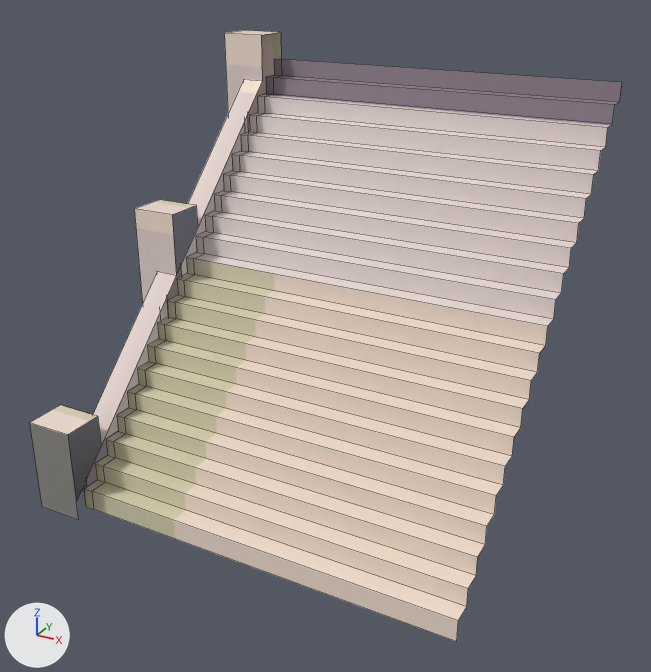
The FBX model Assets/Models/TileSets/Tileset 3/leftStair.fbx, before and after one commit.
The view is the same before and after, from a 50 mm lens placed at (1.92, -3.8, 1.64), pointed at (-0.05, -0.2, -0.16). Lighting does not change. The marker at lower left points along +X, +Y and +Z. Mesh edges are drawn as thin lines. Vertices at the same position are counted once.
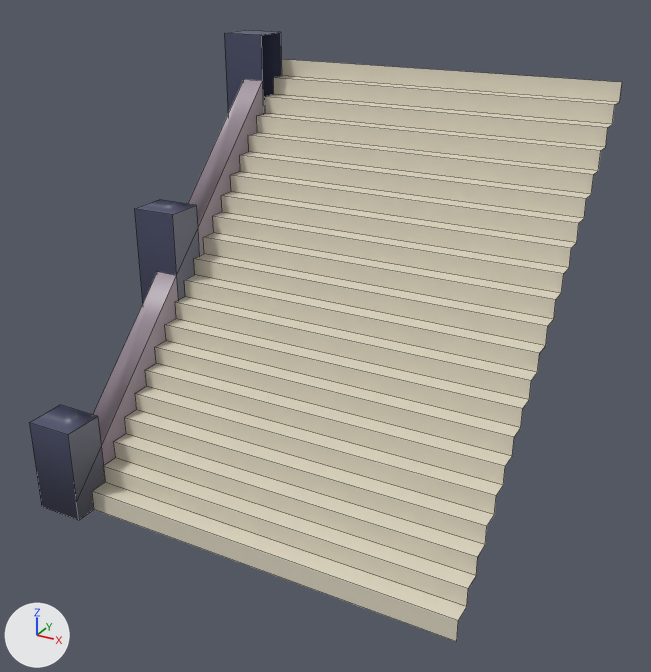
Location of each change, (x1, y1, x2, y2) in pixels of the pictures (651 x 672 px):
'Cube.041', reshaped, turned, rescaled
    both: (29, 30, 622, 642)
part 1 of me_cube_103, cut back
    both: (29, 30, 622, 642)
part 2 of me_cube_103, surface changed (white to grey)
    both: (103, 76, 618, 607)

The change, as a list of edits to the scene's bpy script:
```text
Change me_cube_103:
    used by ob_cube_041; location = (0.0, 0.0, 0.0); rotation_euler = (0.0, -3.142, 0.0000867), in degrees (0, -180, 0); scale = (-0.01, -0.01, -0.01)
    remove me_cube_103.from_pydata(...)  # 166 vertices, 99 faces; spans x -120.0..100.0, y -89.0..111.0, z -100.0..115.0
    add me_cube_103.from_pydata(...)  # 128 vertices, 63 faces; spans x -120.0..100.0, y -100.0..115.0, z -89.0..111.0
    me_cube_103 part 1
    80 vertices are removed from x -120.0..100.0, y -89.0..111.0, z -100.0..115.0
    61 faces are deleted
    31 vertices are added at x -120.0..100.0, y -100.0..115.0, z -89.0..111.0
    11 new vertices lie (0.0, 0.0, 21.0) away from vertices in x -120.0..-95.0, y -100.0..115.0, z -89.0..90.0
    25 new faces join them
    me_cube_103 part 2: 38 kept faces spanning x -95.0..100.0, y -89.0..91.0, z -89.0..91.0 get new texture (UV) coordinates
Change ob_cube_041:
    ob_cube_041.rotation_euler: (0.0, -3.142, 0.0000867) -> (1.571, 0.0, 0.0)  # degrees (0, -180, 0) -> degrees (90, 0, 0)
    ob_cube_041.scale: (-0.01, -0.01, -0.01) -> (0.01, 0.01, 0.01)
```
